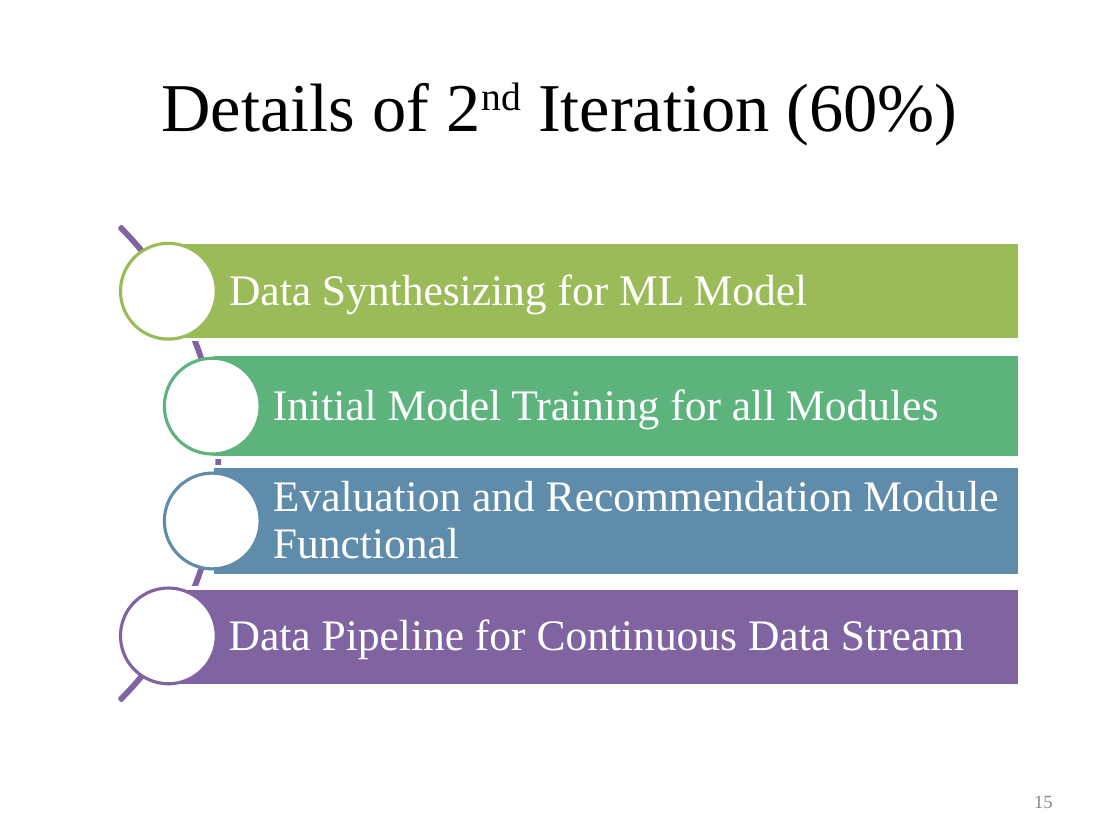
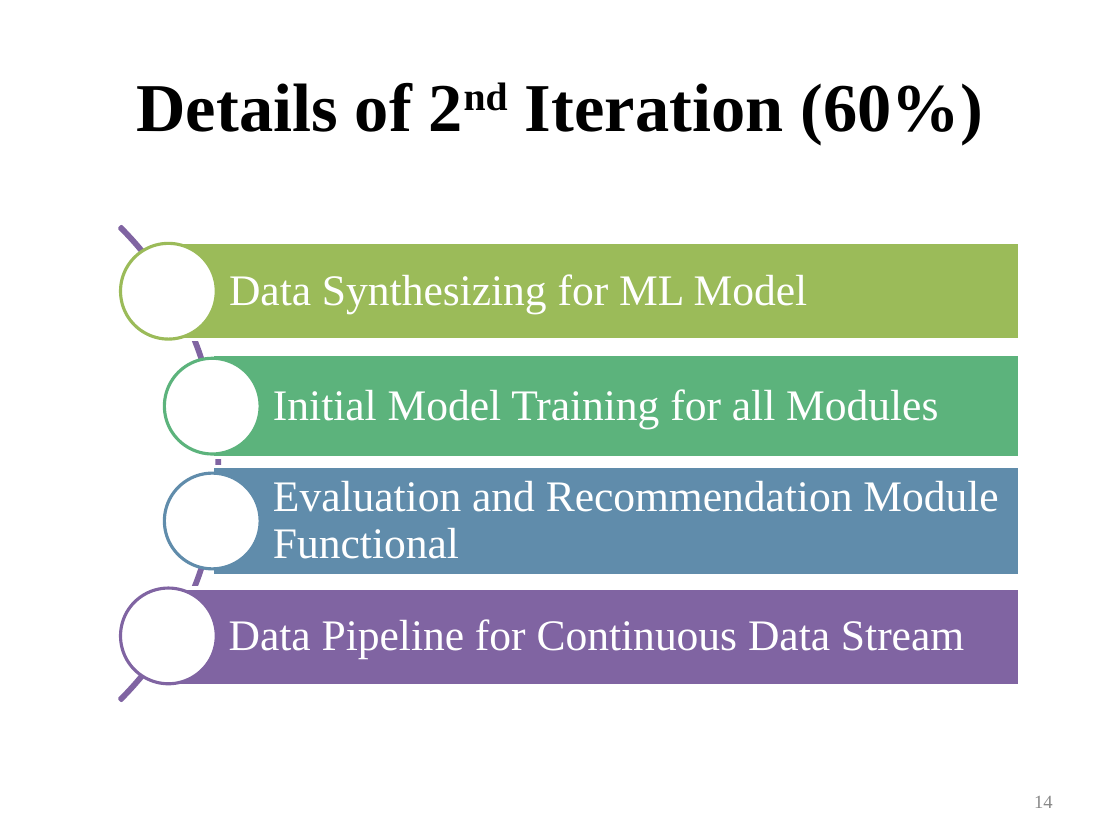
Before and after one commit to laibabintatahir/FYP-DOCS, a slide deck: slide 14 of LMS_60%.pptx (slide 15 before the commit). Drawn at 1120x840 pixels with LibreOffice and Linux fonts; fonts in the diff are those of the drawing. Boxes give left, top, right and bottom in pixels: in the first picture for what was removed or moved away, otherwise in the second. Text is boxed around its words. In the diff, an @@ line names an element or a change of style, - is before the commit and + after.

```diff
--- a/LMS_60%.pptx
+++ b/LMS_60%.pptx
@@ title "Details of 2nd Iteration (60%)" at bbox=[136, 82, 982, 144]: bold on @@
@@ page number at bbox=[1034, 796, 1053, 808]: text changed @@
-15
+14
```
Also in this commit, not shown: 13 other slides changed, 2 slides added, 1 slide removed, 18 other files.
